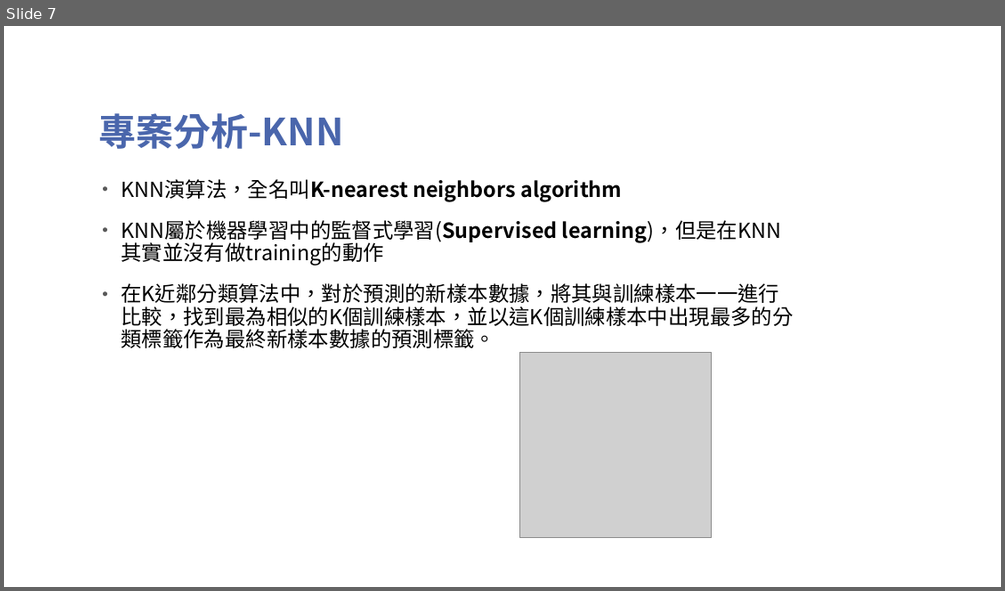
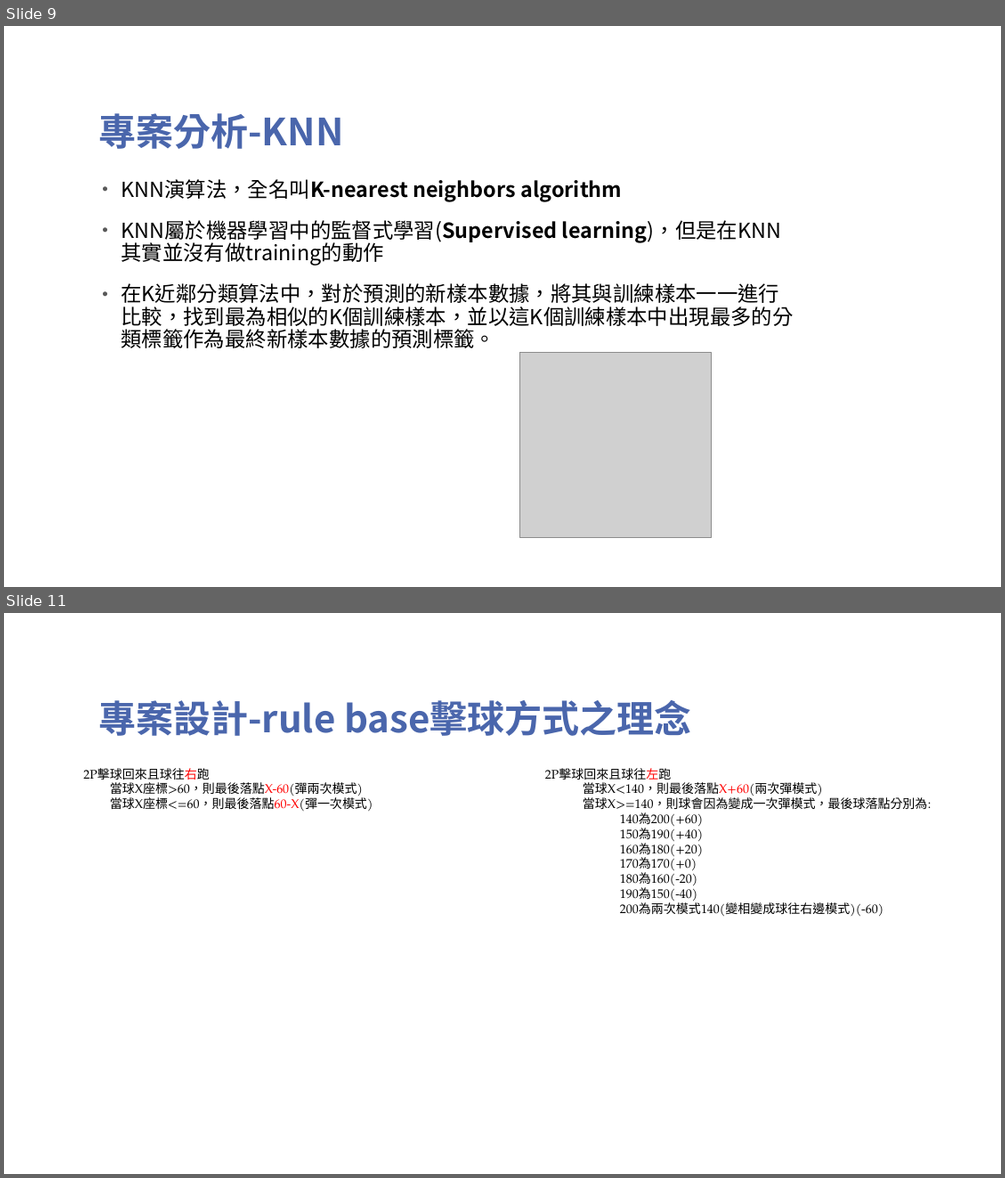
Before and after one commit to TsaiHaoWei/Machine-Learning, a slide deck: Finally project/Pingpong_第六組.pptx. Shown one above the other, each under a label of ours: slide 7 before the commit, slides 9 and 11 after it; the slides between them are not shown. The pictures are 1005x591 and 1005x1178 pixels, drawn with LibreOffice and Linux fonts; fonts in the diff are those of the drawing; grey boxes stand for pictures; background and template pictures are left out. Boxes give left, top, right and bottom in pixels: in the first picture for what was removed or moved away, otherwise in the second. Text is boxed around its words. In the diff, an @@ line names an element or a change of style, - is before the commit and + after.

```diff
--- a/Finally project/Pingpong_第六組.pptx
+++ b/Finally project/Pingpong_第六組.pptx
@@ slide 11 added at <box>4,613,1001,1174</box>, background picture (left out) @@
@@ title added at <box>98,700,692,736</box>, 36 pt, text #4A66AC, bold @@
+專案設計-rule base擊球方式之理念
@@ text added at <box>83,768,373,811</box>, 12 pt, text #000000 @@
+2P擊球回來且球往右跑
+  當球X座標>60，則最後落點X-60(彈兩次模式)
+  當球X座標<=60，則最後落點60-X(彈一次模式)
@@ text added at <box>545,768,930,916</box>, 12 pt, text #000000 @@
+2P擊球回來且球往左跑
+  當球X<140，則最後落點X+60(兩次彈模式)
+  當球X>=140，則球會因為變成一次彈模式，最後球落點分別為:
+    140為200(+60)
+    150為190(+40)
+    160為180(+20)
+    170為170(+0)
+    180為160(-20)
+    190為150(-40)
+    200為兩次模式140(變相變成球往右邊模式)(-60)
@@ what was slide 7 is now slide 9 @@
```
Also in this commit, not shown: 4 slides changed, 5 other slides added, 2 slides removed, 3 other files.
